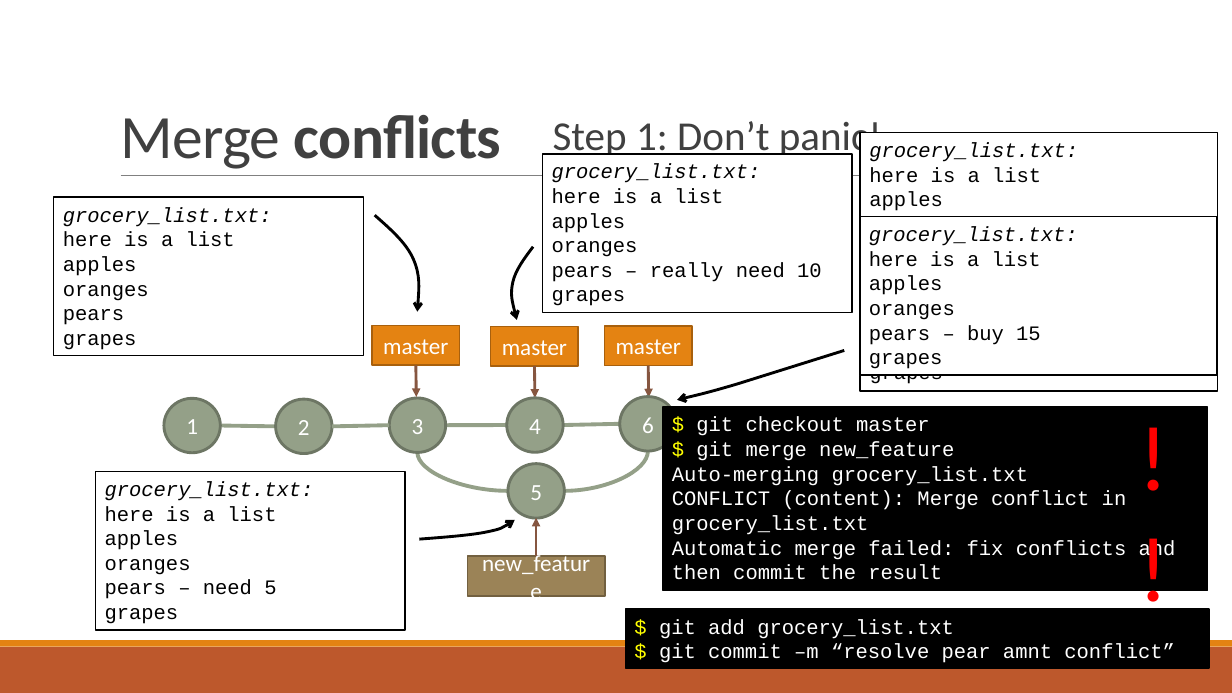
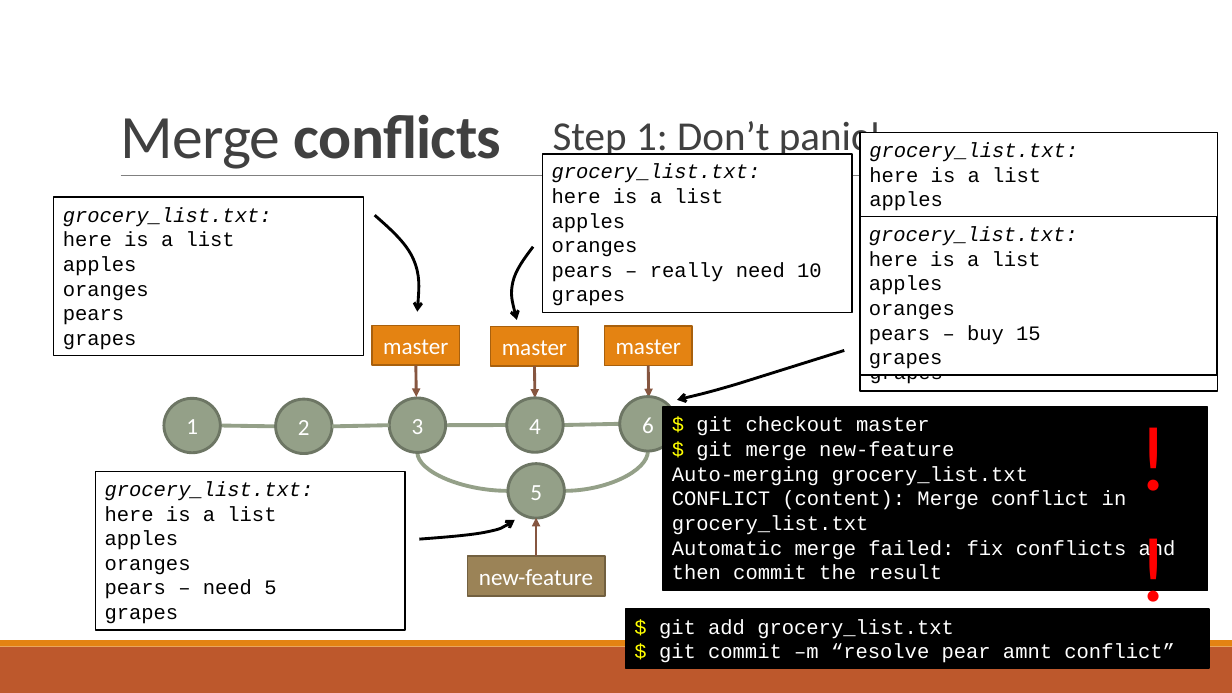
Before and after one commit to aliehlen/tutorials, a slide deck: slide 12 of git_20191028.pptx. Drawn at 1232x693 pixels with LibreOffice and Linux fonts; fonts in the diff are those of the drawing. Boxes give left, top, right and bottom in pixels: in the first picture for what was removed or moved away, otherwise in the second. Text is boxed around its words. In the diff, an @@ line names an element or a change of style, - is before the commit and + after.

Commit message:
typo fix

```diff
--- a/git_20191028.pptx
+++ b/git_20191028.pptx
@@ text in rectangle at (696, 442, 954, 461): text changed @@
-$ git merge new_feature
+$ git merge new-feature
@@ text in rectangle at (479, 569, 593, 585): text changed @@
-new_feature
+new-feature
```
Also in this commit, not shown: 3 other slides changed.
